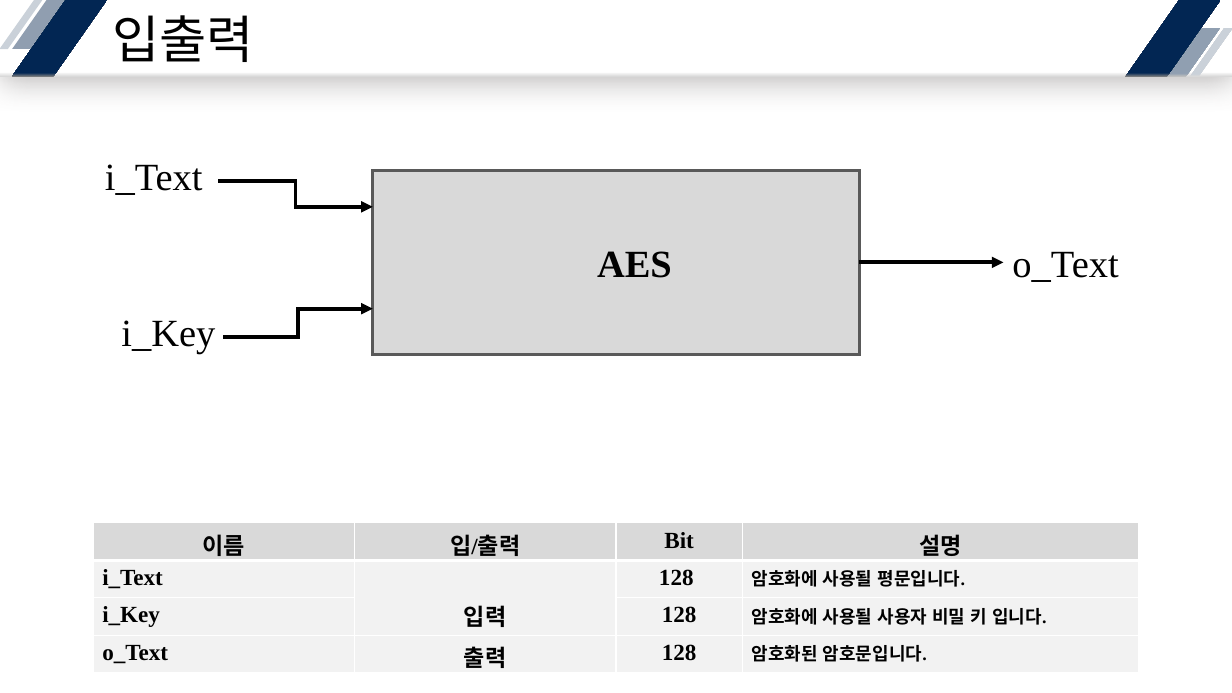
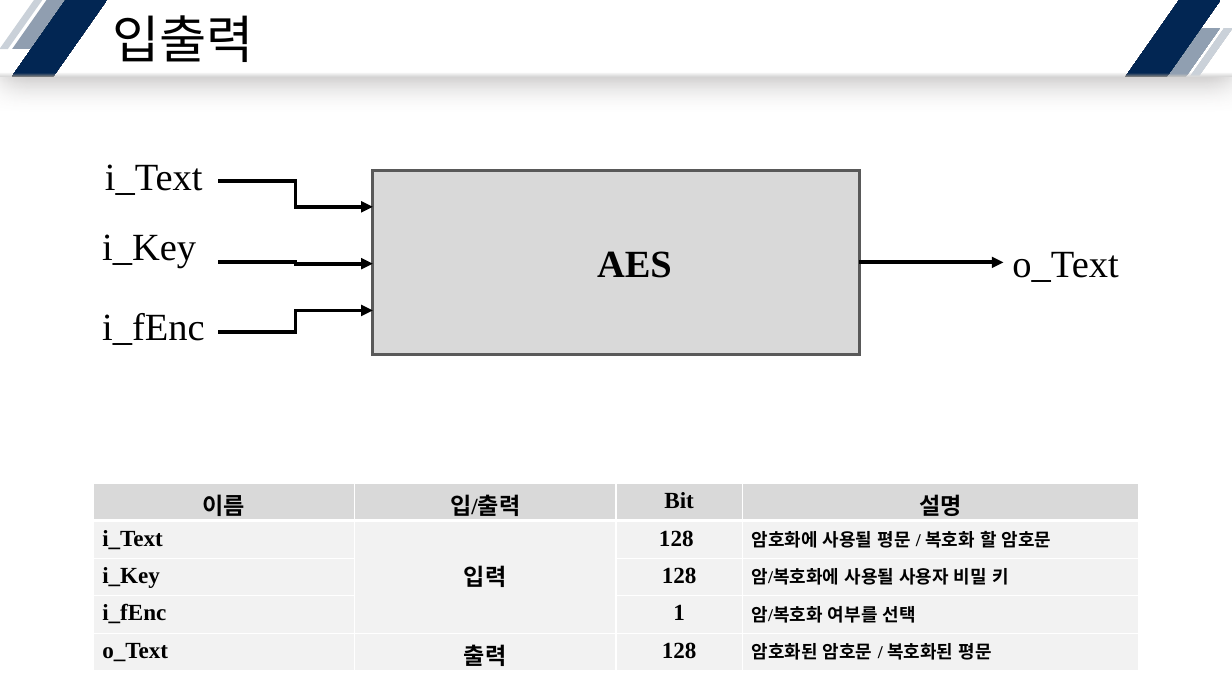
Before and after one commit to yuyu0830/FPGA_AES128, a slide deck: slide 3 of AES.pptx. Drawn at 1232x693 pixels with LibreOffice and Linux fonts; fonts in the diff are those of the drawing. Boxes give left, top, right and bottom in pixels: in the first picture for what was removed or moved away, otherwise in the second. Text is boxed around its words. In the diff, an @@ line names an element or a change of style, - is before the commit and + after.

```diff
--- a/AES.pptx
+++ b/AES.pptx
@@ text "i_Key": place and size @@
-text "i_Key" at bbox=[121, 320, 215, 354]
+text "i_Key" at bbox=[102, 234, 196, 269]
@@ elbow arrow moved from (223, 337) - (372, 309) to (218, 262) - (372, 263) @@
@@ text added at bbox=[102, 313, 204, 345], 30 pt, text #000000 @@
+i_fEnc
@@ elbow arrow added from (218, 333) to (372, 311), #000000 3 pt @@
@@ table at bbox=[93, 483, 1140, 671] @@
-row 2: i_Text | 입력 | 128 | 암호화에 사용될 평문입니다.
-row 3: i_Key |  | 128 | 암호화에 사용될 사용자 비밀 키 입니다.
-row 4: o_Text | 출력 | 128 | 암호화된 암호문입니다.
+row 2: i_Text | 입력 | 128 | 암호화에 사용될 평문 / 복호화 할 암호문
+row 3: i_Key |  | 128 | 암/복호화에 사용될 사용자 비밀 키
+row 4: i_fEnc |  | 1 | 암/복호화 여부를 선택
+row 5: o_Text | 출력 | 128 | 암호화된 암호문 / 복호화된 평문
@@ table: place and size @@
-table at bbox=[93, 523, 1140, 673]
+table at bbox=[93, 483, 1140, 671]
```
Also in this commit, not shown: 3 other slides changed, 1 slide added, 1 other file.
